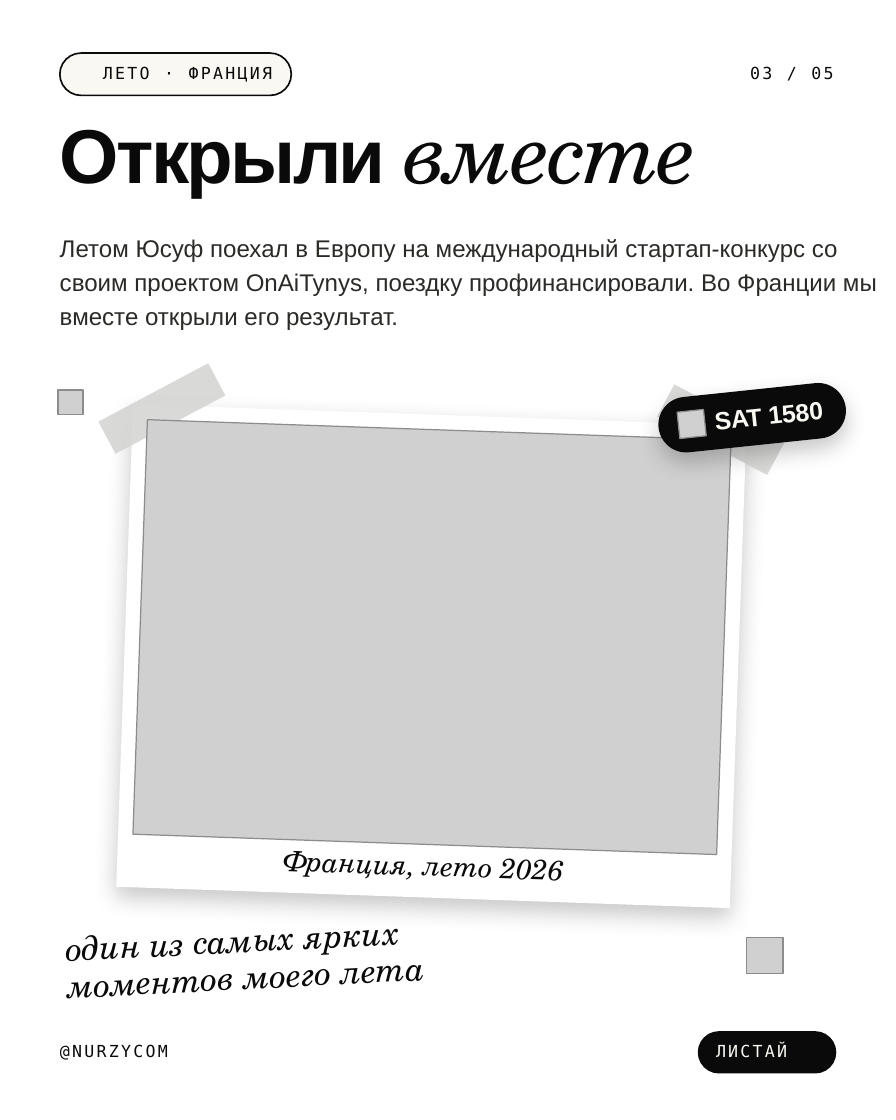
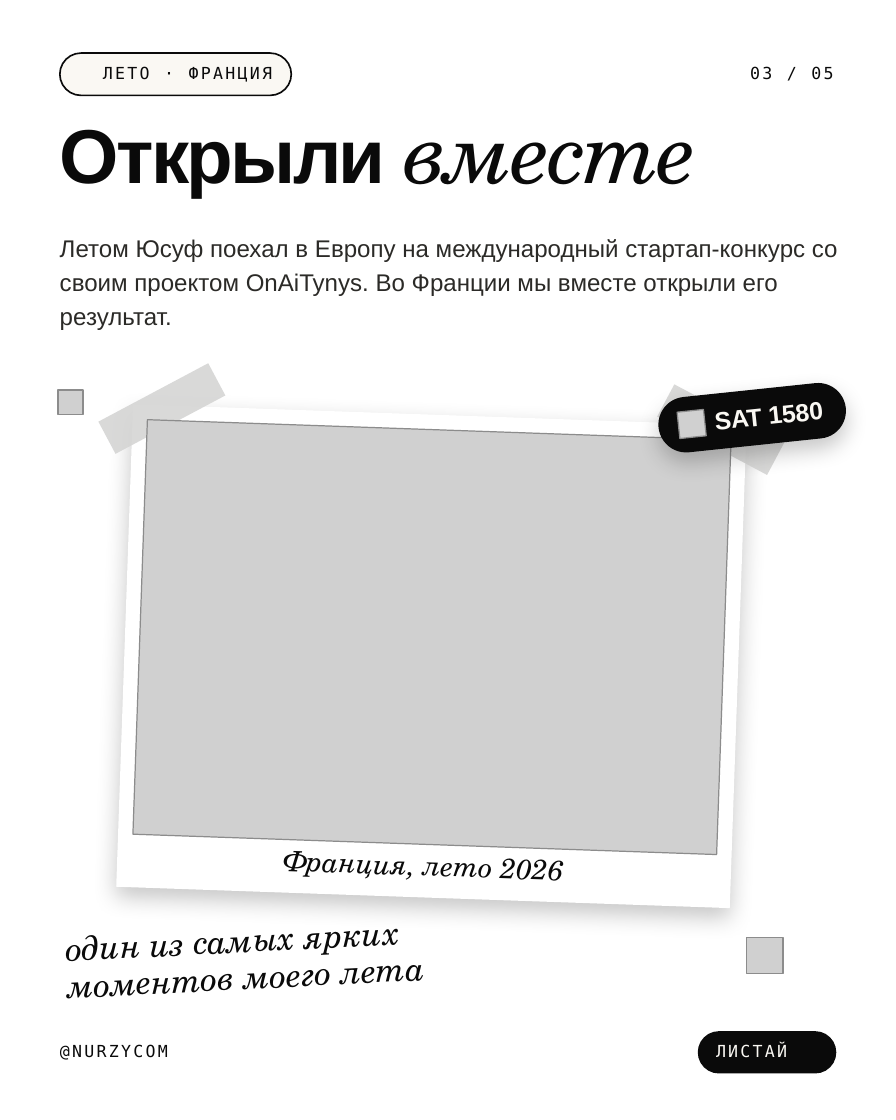
Before and after one commit to galiandojonathan-ship-it1/nurzycom_brand, a slide deck: slide 3 of social/pptx/yussuf-1580.pptx. Drawn at 896x1120 pixels with LibreOffice and Linux fonts; fonts in the diff are those of the drawing; grey boxes stand for pictures; background and template pictures are left out. Boxes give left, top, right and bottom in pixels: in the first picture for what was removed or moved away, otherwise in the second. Text is boxed around its words. In the diff, an @@ line names an element or a change of style, - is before the commit and + after.

```diff
--- a/social/pptx/yussuf-1580.pptx
+++ b/social/pptx/yussuf-1580.pptx
@@ text at (60,239,838,330): text changed @@
-Летом Юсуф поехал в Европу на международный стартап‑конкурс со своим проектом OnAiTynys, поездку профинансировали. Во Франции мы вместе открыли его результат.
+Летом Юсуф поехал в Европу на международный стартап‑конкурс со своим проектом OnAiTynys. Во Франции мы вместе открыли его результат.
```
Also in this commit, not shown: 4 other files.
